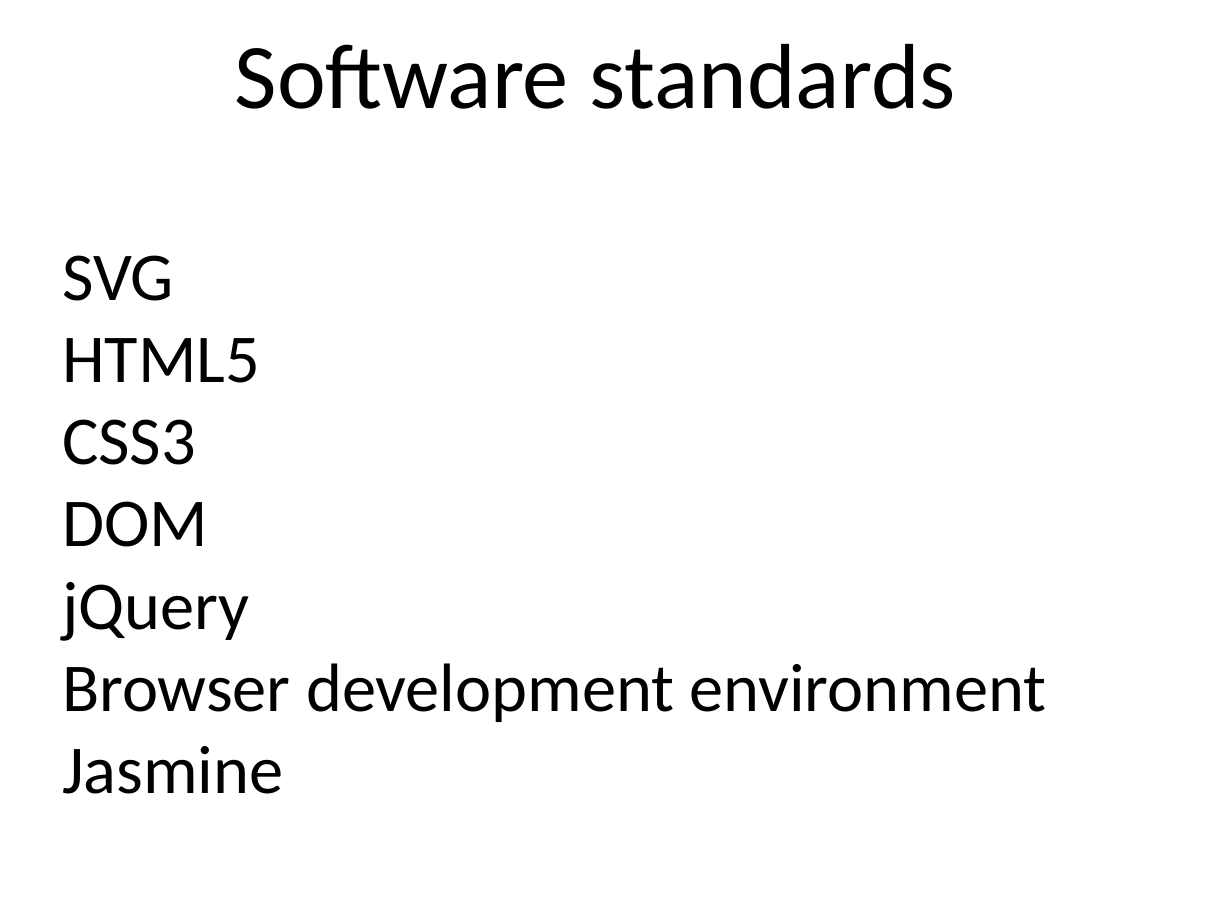
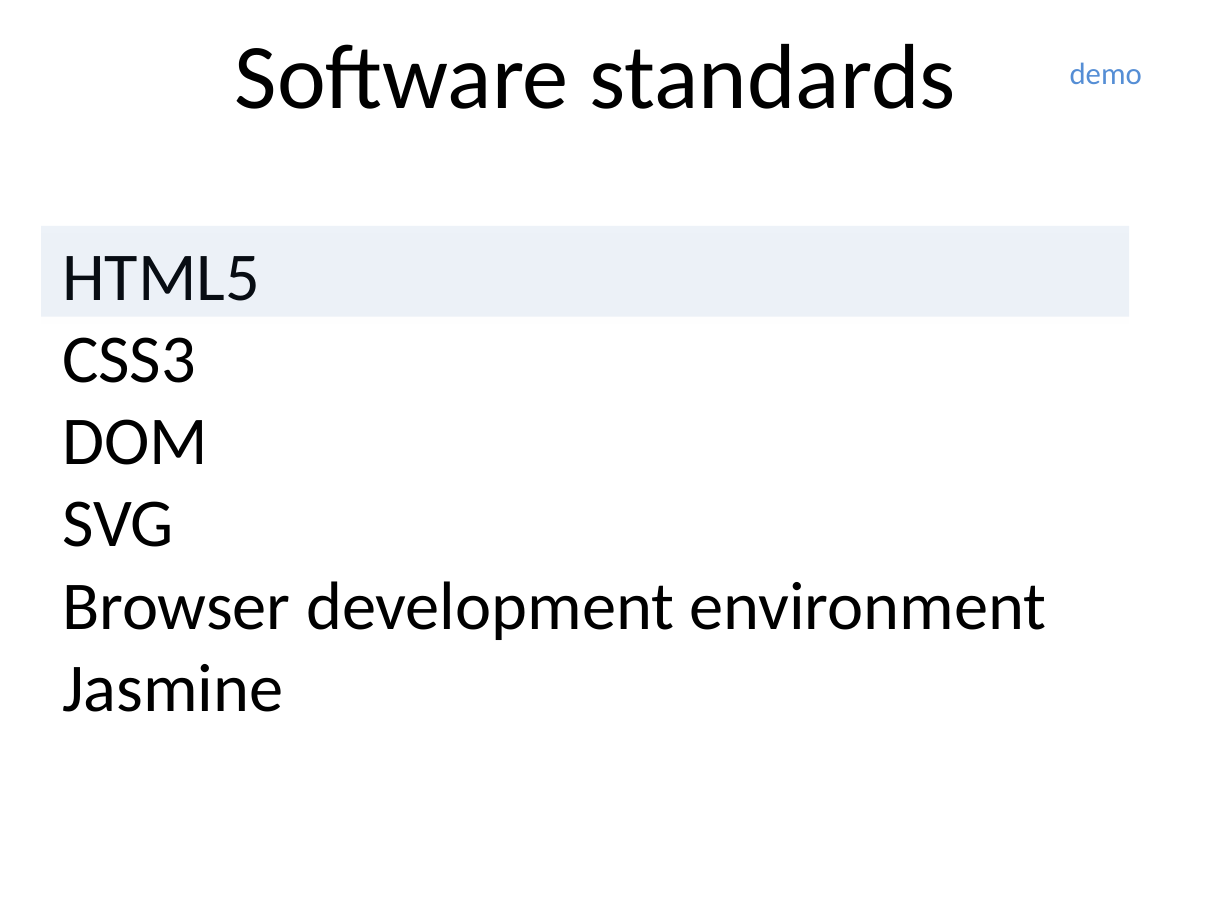
Before and after one commit to benralexander/lv, a slide deck: slide 13 of myD3_latest_c.ppt. Drawn at 1232x924 pixels with LibreOffice and Linux fonts; fonts in the diff are those of the drawing. Boxes give left, top, right and bottom in pixels: in the first picture for what was removed or moved away, otherwise in the second. Text is boxed around its words. In the diff, an @@ line names an element or a change of style, - is before the commit and + after.

Commit message:
add some Jasmine tests to the Sierpinski triangle  demo. Also extend functionality of the demo, and improve the presentation a little

```diff
--- a/myD3_latest_c.ppt
+++ b/myD3_latest_c.ppt
@@ text added at bbox=[1070, 62, 1142, 84], 18 pt, text #558ED5 @@
+demo
@@ rectangle added at bbox=[41, 225, 1129, 317], fill #4F81BD at 10% opacity @@
@@ text at bbox=[62, 255, 174, 301]: paragraph removed @@
-SVG
@@ text at bbox=[62, 501, 174, 547]: text changed @@
-jQuery
+SVG
```
Also in this commit, not shown: 2 other slides changed, 8 slides added, 8 other files.
